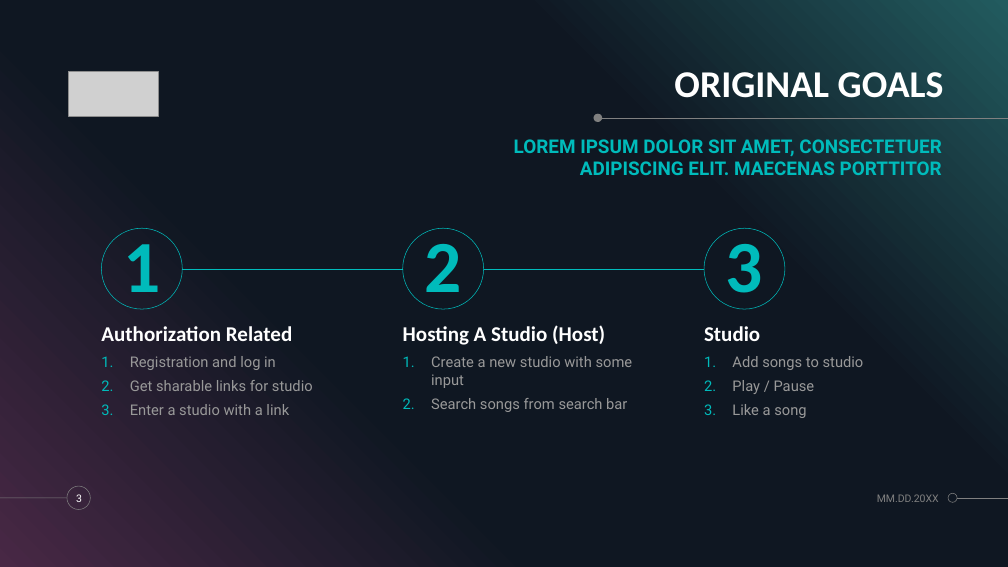
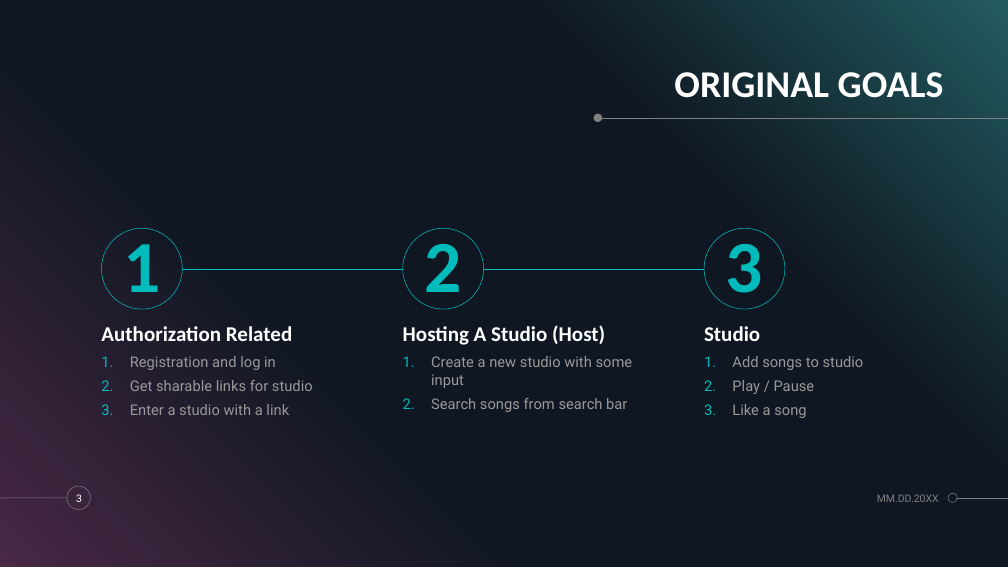
Before and after one commit to nicholeemma/synphony, a slide deck: slide 3 of SYNPHONY.pptx. Drawn at 1008x567 pixels with LibreOffice and Linux fonts; fonts in the diff are those of the drawing; grey boxes stand for pictures. Boxes give left, top, right and bottom in pixels: in the first picture for what was removed or moved away, otherwise in the second. Text is boxed around its words. In the diff, an @@ line names an element or a change of style, - is before the commit and + after.

```diff
--- a/SYNPHONY.pptx
+++ b/SYNPHONY.pptx
@@ picture removed at <box>69,71,158,116</box> @@
@@ text removed at <box>514,139,942,175</box> @@
-LOREM IPSUM DOLOR SIT AMET, CONSECTETUER ADIPISCING ELIT. MAECENAS PORTTITOR
```
Also in this commit, not shown: 4 other slides changed, 2 slides added, 1 slide removed, 1 other file.
